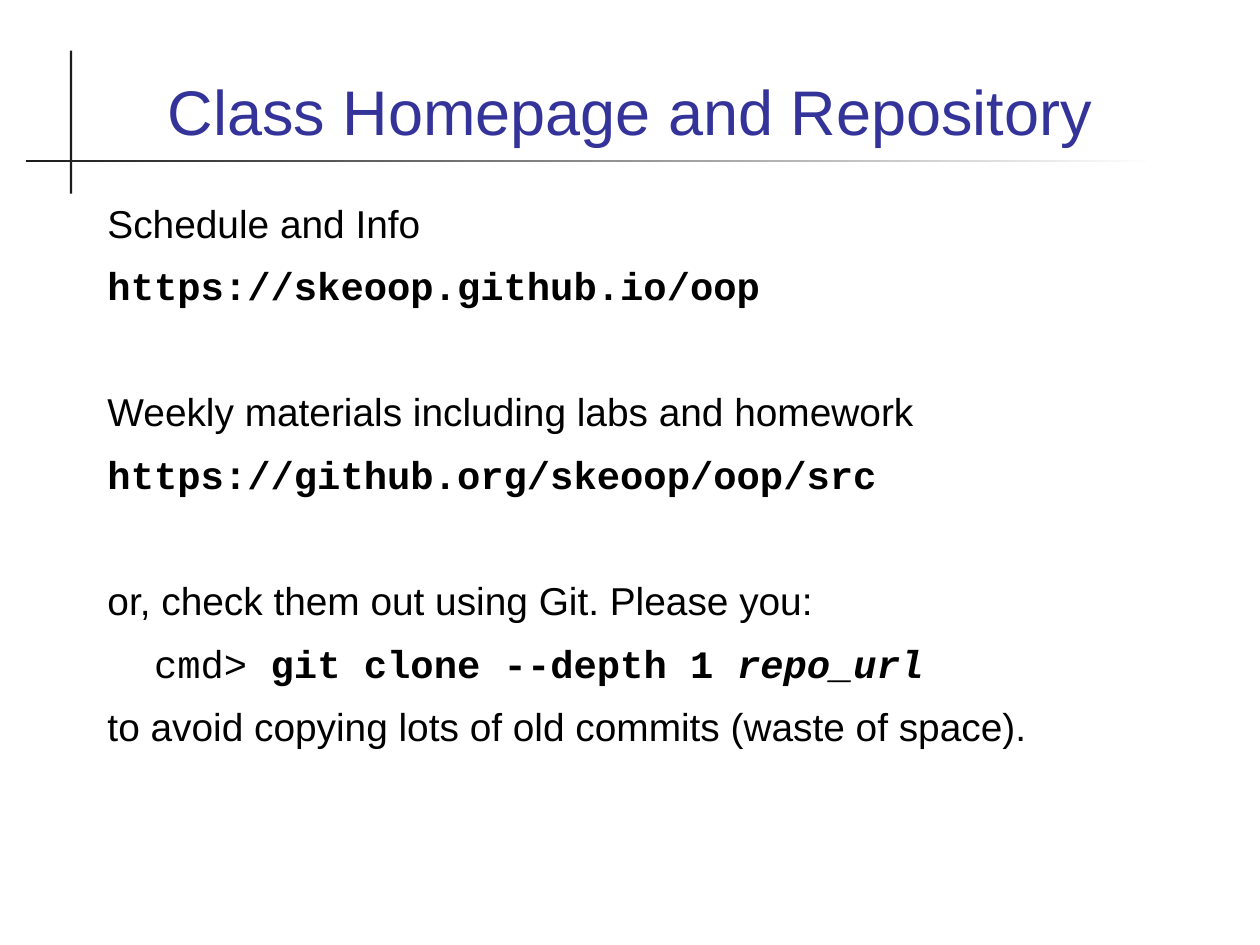
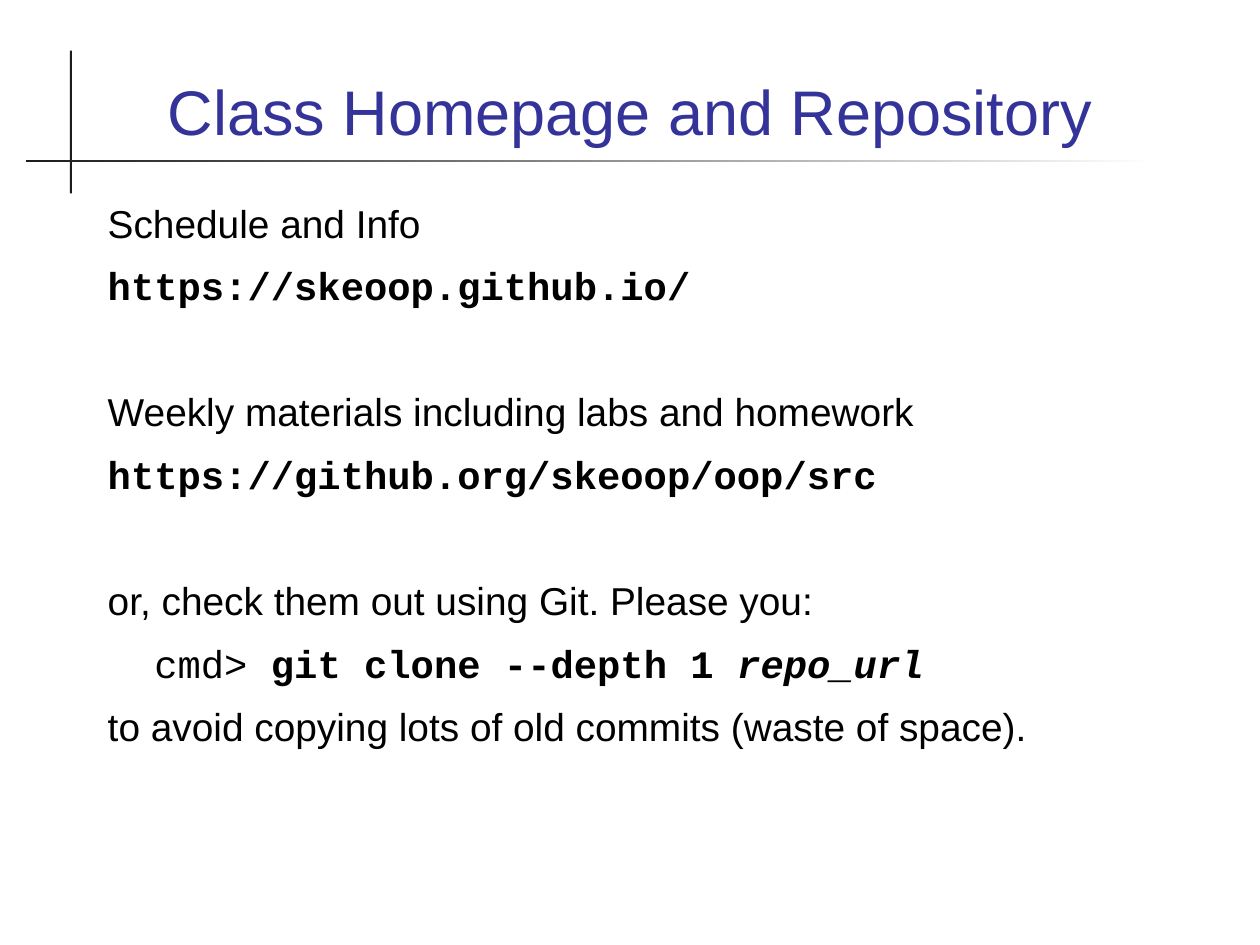
Before and after one commit to skeoop/skeoop.github.io, a slide deck: slide 18 of week1/0-Introduction-to-Course.ppt. Drawn at 1260x945 pixels with LibreOffice and Linux fonts; fonts in the diff are those of the drawing. Boxes give left, top, right and bottom in pixels: in the first picture for what was removed or moved away, otherwise in the second. Text is boxed around its words. In the diff, an @@ line names an element or a change of style, - is before the commit and + after.

```diff
--- a/week1/0-Introduction-to-Course.ppt
+++ b/week1/0-Introduction-to-Course.ppt
@@ text at box(108, 272, 691, 309): text changed @@
-https://skeoop.github.io/oop
+https://skeoop.github.io/
```
Also in this commit, not shown: 6 other slides changed, 6 other files.
